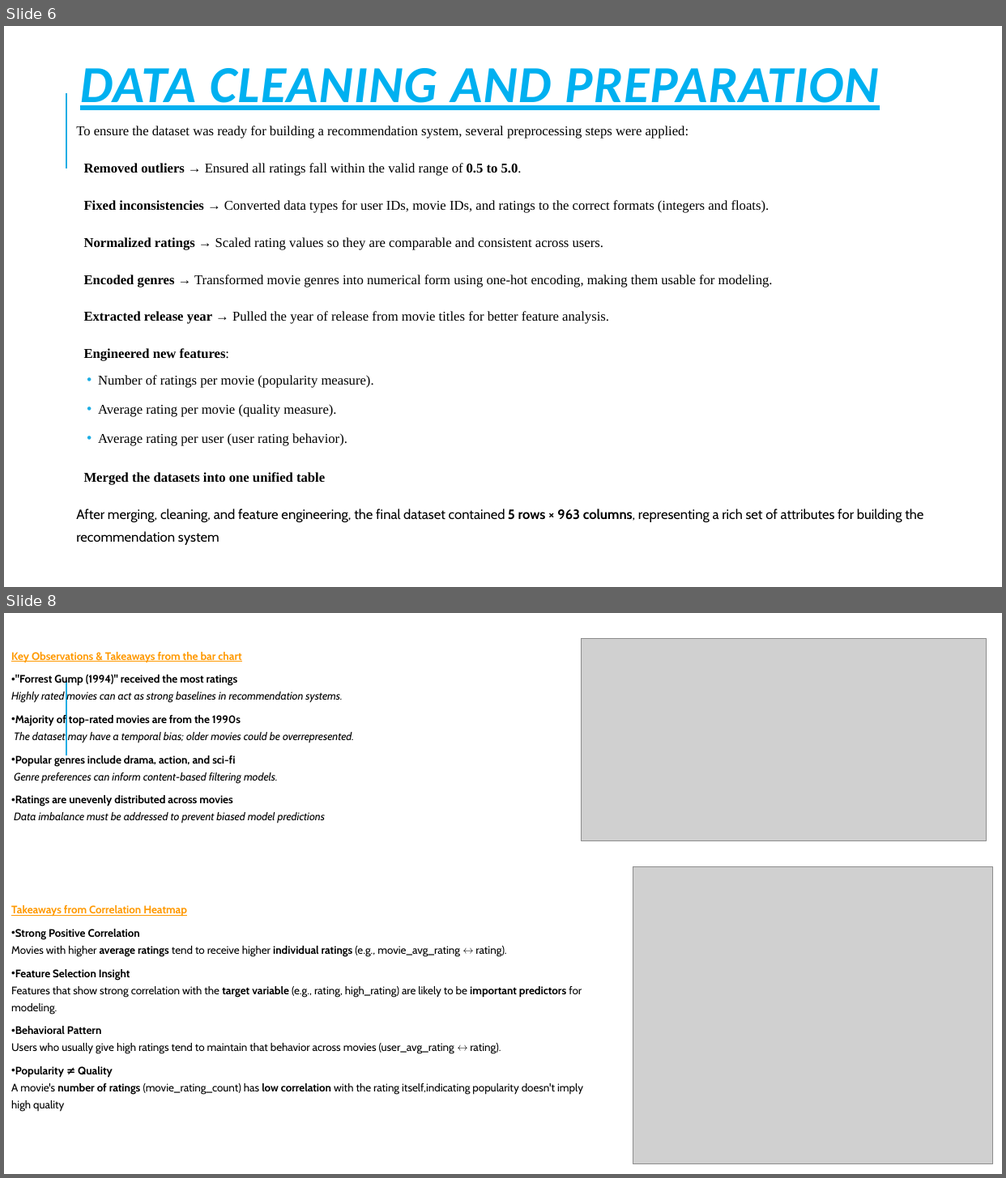
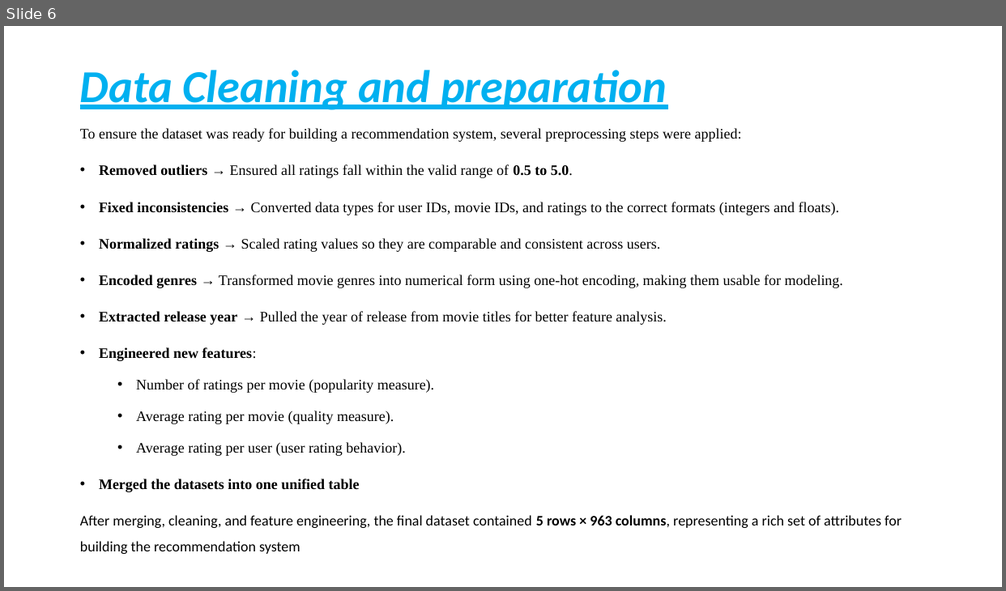
Before and after one commit to H-Rumenya/Group_2_P4_Project, a slide deck: Non-Technical Presentation.pptx. Shown one above the other, each under a label of ours: slides 6 and 8 before the commit, slide 6 after it; the slides between them are not shown. The pictures are 1006x1178 and 1006x591 pixels, drawn with LibreOffice and Linux fonts; fonts in the diff are those of the drawing; grey boxes stand for pictures. Boxes give left, top, right and bottom in pixels: in the first picture for what was removed or moved away, otherwise in the second. Text is boxed around its words. In the diff, an @@ line names an element or a change of style, - is before the commit and + after.

```diff
--- a/Non-Technical Presentation.pptx
+++ b/Non-Technical Presentation.pptx
@@ slide 8 removed at [4, 613, 1002, 1174], background #FFFFFF; not listed: 1 template element that a slide beside it also shows @@
@@ text removed at [11, 652, 583, 1112] @@
-Key Observations & Takeaways from the bar chart
-• "Forrest Gump (1994)" received the most ratings
-  Highly rated movies can act as strong baselines in recommendation systems.
-• Majority of top-rated movies are from the 1990s
-  The dataset may have a temporal bias; older movies could be overrepresented.
-• Popular genres include drama, action, and sci-fi
-  Genre preferences can inform content-based filtering models.
-• Ratings are unevenly distributed across movies
-  Data imbalance must be addressed to prevent biased model predictions
-Takeaways from Correlation Heatmap
-• Strong Positive Correlation
-  Movies with higher average ratings tend to receive higher individual ratings (e.g., movie_avg_rating ↔ rating).
-• Feature Selection Insight
-  Features that show strong correlation with the target variable (e.g., rating, high_rating) are likely to be important predictors for modeling.
-• Behavioral Pattern
-  Users who usually give high ratings tend to maintain that behavior across movies (user_avg_rating ↔ rating).
-• Popularity ≠ Quality
-  A movie's number of ratings (movie_rating_count) has low correlation with the rating itself,indicating popularity doesn't imply high quality
@@ picture removed at [582, 638, 987, 841] @@
@@ picture removed at [633, 867, 993, 1165] @@
@@ slide 6 changed as well @@
@@ title at [80, 70, 667, 110]: text changed; size 50 to 44 pt @@
-DATA CLEANING AND PREPARATION
+Data Cleaning and preparation
@@ line removed from (66, 169) to (66, 93) @@
@@ text "To ensure the dataset was ..." at [80, 128, 901, 554]: size 12.9 to 14 pt; font Cabin to Calibri in "After merging, cleaning, and feature engineering, the ..."; line spacing 1.4 to 1.5; less space between paragraphs; bullet   to •; indent changed @@
```
Also in this commit, not shown: 6 other slides changed, 4 slides added.
